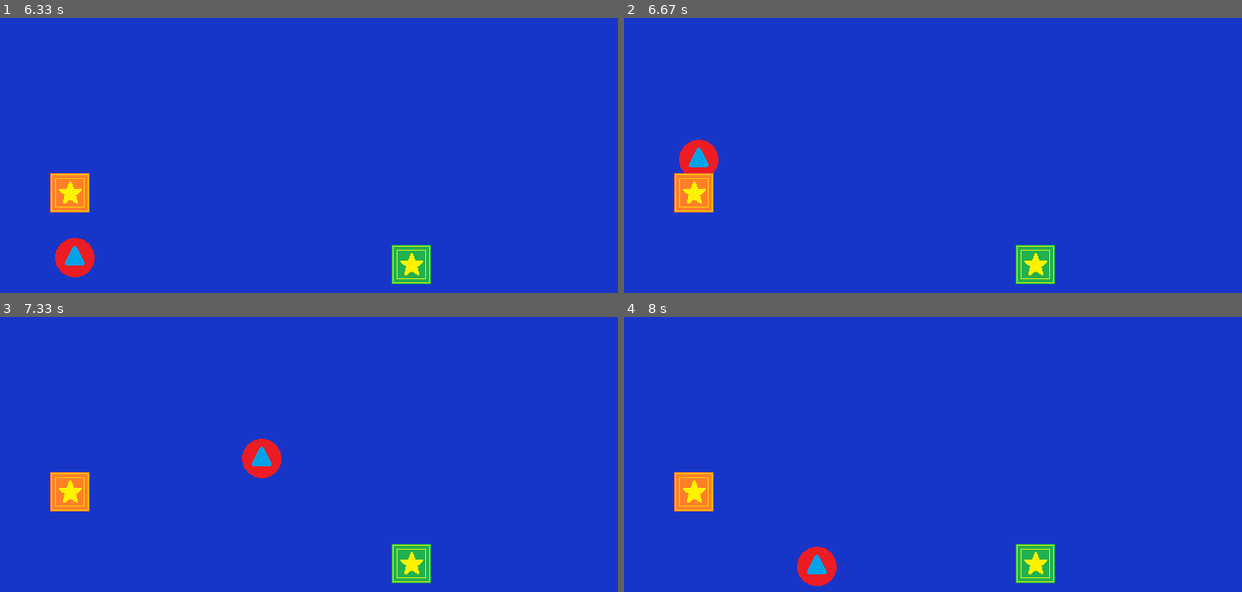
Above: before the commit, frames 1-4 (two rows, left to right).
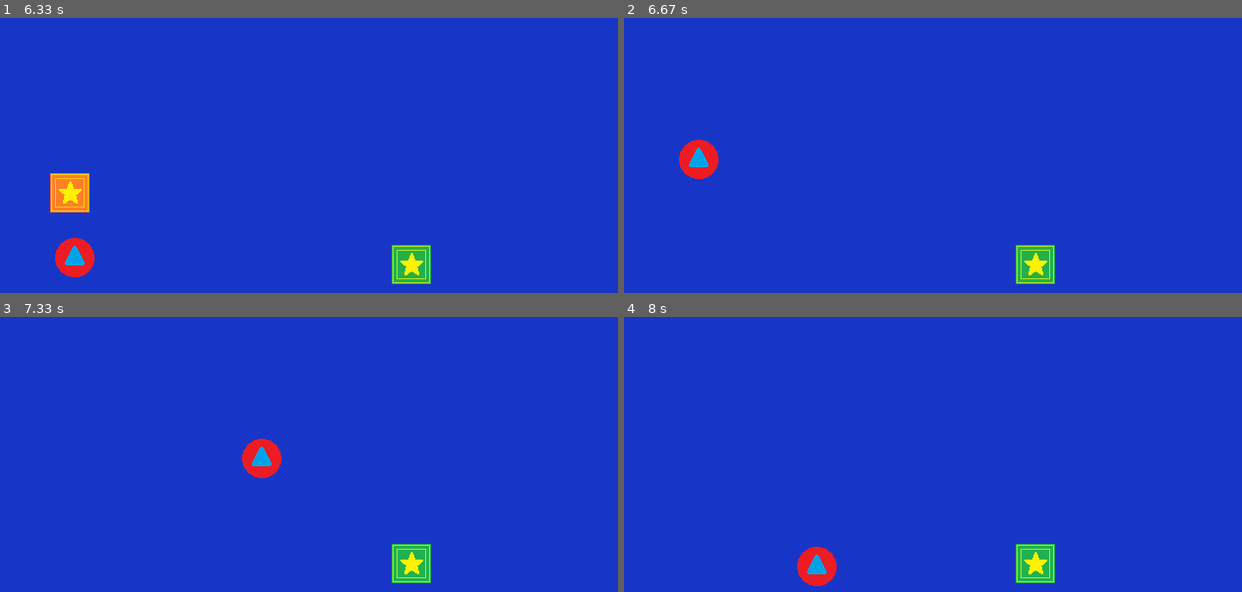
Above: after the commit, the same moments.

Repository: Swidnixx/Wstep-Pygame
Game: pygame game, started from main.py
Two runs of this game, one before a commit and one after it. Both use one fixed random seed, a clock stepped at 60 frames per second and the inputs below.
Inputs:
- Up to frame 1 (6.33 s): hold A 0.33-0.87 s; hold S 0.9-1.2 s; hold A 1.23-1.63 s; hold W 1.67-2.03 s; hold D 2.07-2.7 s; hold S 2.73-3.1 s; hold A 3.13-3.6 s; hold D 3.63-4.1 s; hold W 4.13-4.43 s; hold D 4.47-4.93 s; hold A 4.97-5.5 s; hold S 5.53-5.83 s; hold A 5.87-6.27 s; hold W from 6.3 s (still down)
- Up to frame 2 (6.67 s): keep holding W
- Up to frame 3 (7.33 s): release W at 6.67 s; hold D from 6.7 s (still down)
- Up to frame 4 (8 s): release D at 7.33 s; hold S 7.37-7.73 s; hold A from 7.77 s (still down)

Frame 1 is identical in both runs. In frame 2, 0.9% of the frame differs, in the area x 8-15%, y 56-71%; in frame 3, 0.9%; in frame 4, 0.9%.

Commit message:
Zbieranie pickupów

Diff:
--- a/main.py
+++ b/main.py
@@ -38,6 +38,7 @@
     keys = pygame.key.get_pressed()
     player.update(keys)
 
+    collected = pickup_factory.check_collisions(player.rect)
 
     #rysowanie
     screen.fill([23, 54, 200])
--- a/pickups.py
+++ b/pickups.py
@@ -17,6 +17,16 @@
                     random.randint(50, self.SCREEN_H-50)]
         self.pickups.append(Pickup(img, position))
 
+    def check_collisions(self, rect):
+        amount = 0
+        for i in range(len(self.pickups)-1, -1, -1):
+            if self.pickups[i].rect.colliderect(rect):
+                self.pickups.remove(self.pickups[i])
+                amount += 1
+        return amount
+
+
+
 class Pickup:
     def __init__(self, img, position):
         self.img = img.copy()
